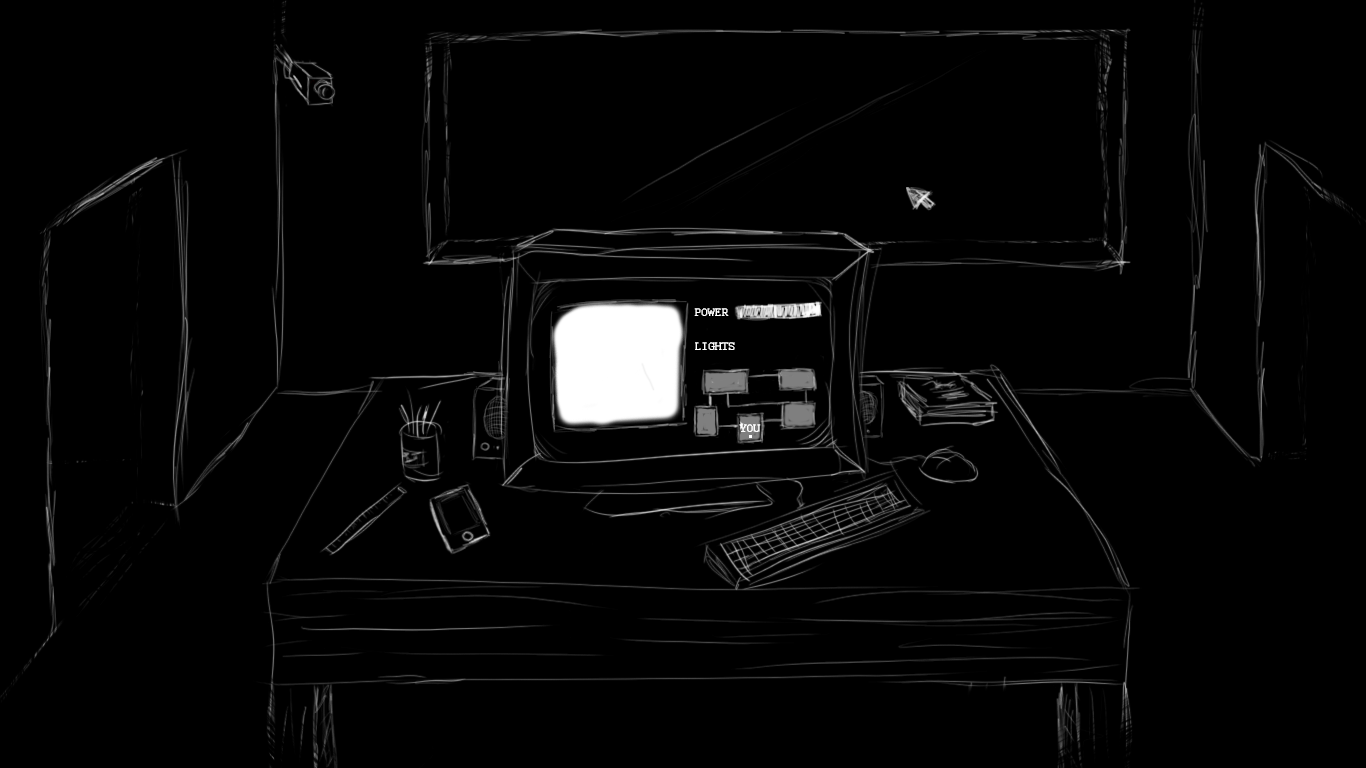
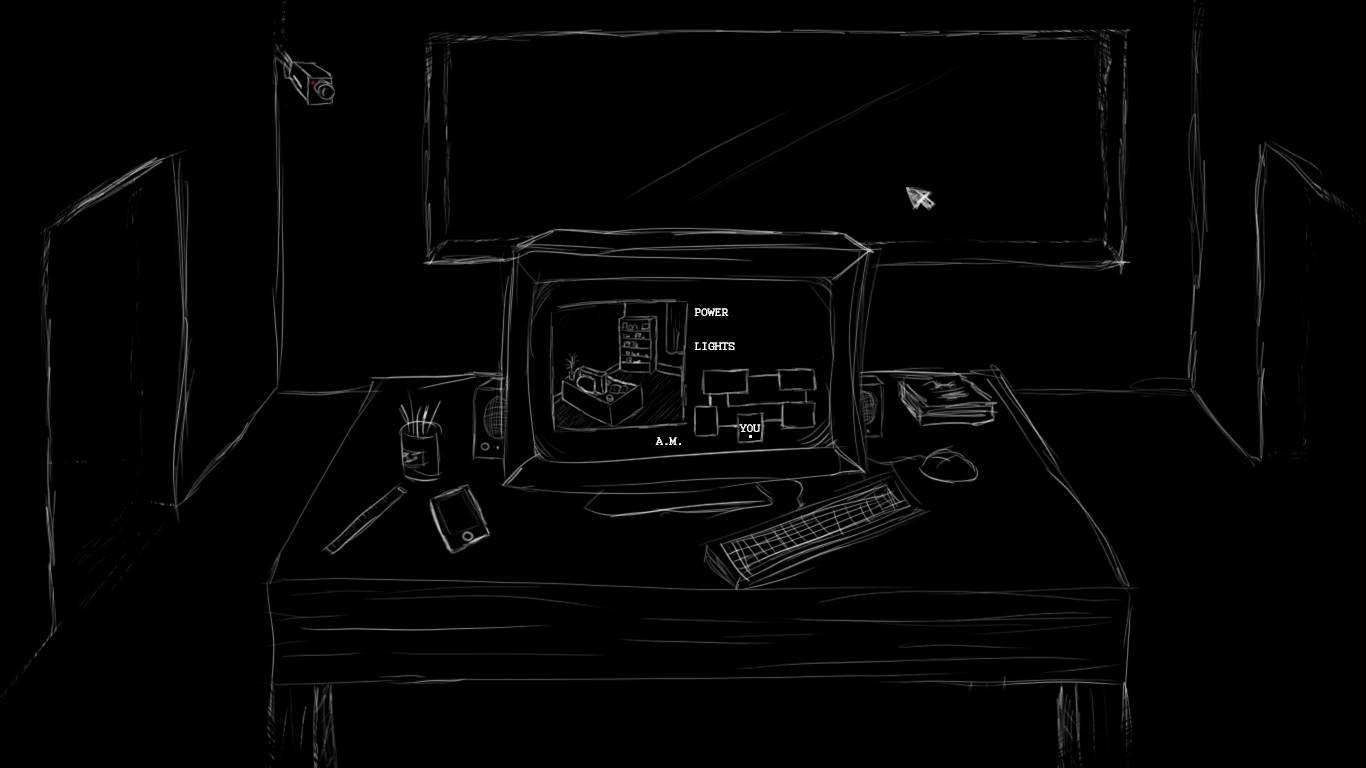
Revision of a layered 1366 × 768 image; what changed, layer by layer:
added layer "A.M." in group "monitorHud" over (655, 437, 681, 445)
hid "powerBar" over (737, 301, 821, 319)
hid "powerBG" over (734, 301, 823, 321)
renamed "sala3" to "sala4", showed it over (310, 80, 685, 430)
added layer "luzVermelha" above "luzCelular" over (310, 80, 316, 86)
painted on "bg_play" over (439, 493, 478, 534)
added layer "Layer 7" over (310, 80, 823, 534)
